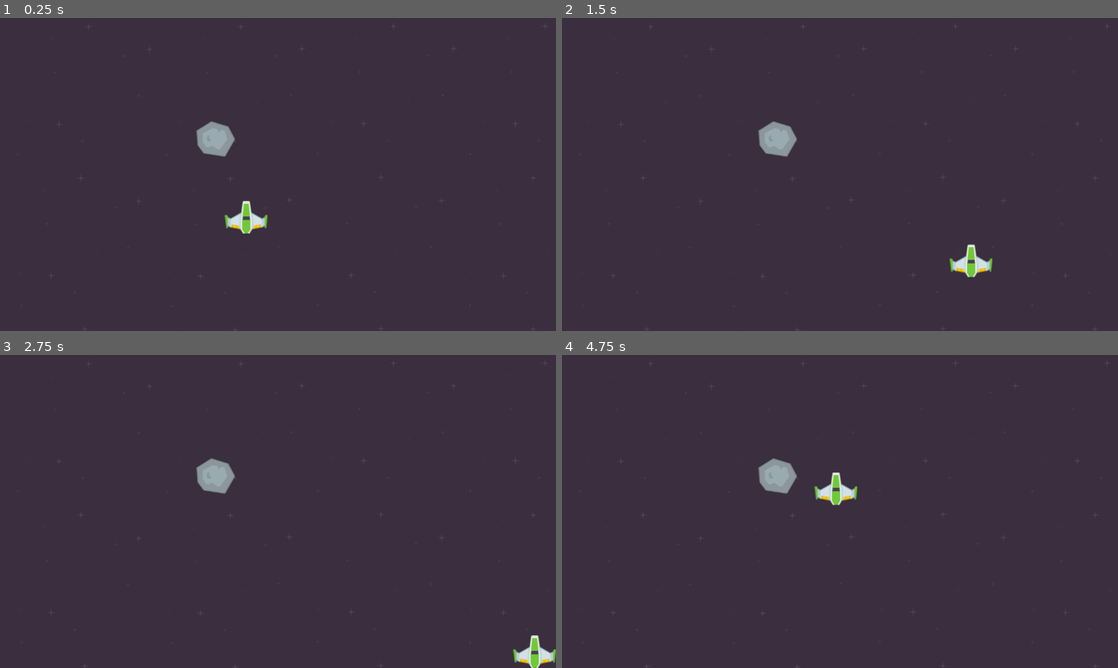
Above: before the commit, frames 1-4 (two rows, left to right).
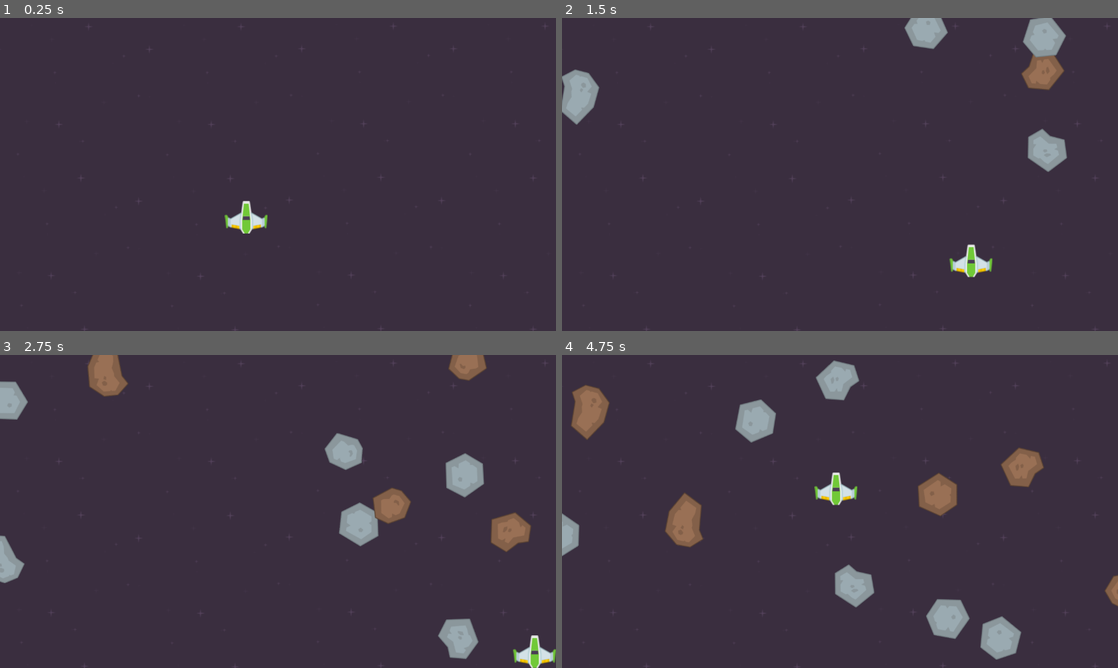
Above: after the commit, the same moments.

Repository: DemianFlury/SpaceShooter
Game: Godot game, scene res://Scenes/level.tscn
The game is run twice, just before and just after one commit, with the same random seed, the same clock (stepped at 60 frames per second) and the same inputs.
Inputs:
- Up to frame 1 (0.25 s): no input
- Up to frame 2 (1.5 s): hold Right (right) 0.53-1.28 s; hold Down (back) from 1.28 s (still down)
- Up to frame 3 (2.75 s): release Down (back) at 2.03 s; hold Right (right) from 2.03 s (still down)
- Up to frame 4 (4.75 s): release Right (right) at 2.78 s; hold Up (forward) 2.78-3.53 s; hold Left (left) from 3.53 s (still down)

The runs differ from the first frame. In frame 1, 0.6% of the frame differs, in the area x 35-43%, y 32-45%; in frame 2, 4.0%; in frame 3, 6.6%; in frame 4, 7.6%, in the area x 0-100%, y 1-98%.

Commit message:
randomize meteor spawns

Diff:
--- /dev/null
+++ b/Scenes/laser.tscn
@@ -0,0 +1,16 @@
+[gd_scene load_steps=3 format=3 uid="uid://bdy3sh0b3x4c2"]
+
+[ext_resource type="Texture2D" uid="uid://bixmbbimot5oa" path="res://Sprites/Lasers/laserGreen11.png" id="1_vk010"]
+
+[sub_resource type="RectangleShape2D" id="RectangleShape2D_fiyam"]
+size = Vector2(8, 54)
+
+[node name="Laser" type="Area2D"]
+collision_layer = 8
+collision_mask = 2
+
+[node name="LaserSprite" type="Sprite2D" parent="."]
+texture = ExtResource("1_vk010")
+
+[node name="CollisionShape2D" type="CollisionShape2D" parent="."]
+shape = SubResource("RectangleShape2D_fiyam")
--- /dev/null
+++ b/Scenes/level.gd
@@ -0,0 +1,7 @@
+extends Node2D
+
+var meteor_scene: PackedScene = load("res://Scenes/meteor.tscn")
+
+func _on_meteor_timer_timeout():
+	var meteor = meteor_scene.instantiate()
+	$Meteors.add_child(meteor)
--- a/Scenes/level.tscn
+++ b/Scenes/level.tscn
@@ -1,8 +1,8 @@
 [gd_scene load_steps=6 format=3 uid="uid://cus3mr4na6ypg"]
 
+[ext_resource type="Script" path="res://Scenes/level.gd" id="1_b8mv7"]
 [ext_resource type="PackedScene" uid="uid://crwtuiorbsreg" path="res://Scenes/player.tscn" id="1_wktvb"]
 [ext_resource type="Texture2D" uid="uid://b5mo75a08wvg6" path="res://Sprites/Backgrounds/bg_full.png" id="2_7lf3x"]
-[ext_resource type="PackedScene" uid="uid://b56mv04jwk1hy" path="res://Scenes/meteor.tscn" id="3_lyttj"]
 
 [sub_resource type="RectangleShape2D" id="RectangleShape2D_jbbxr"]
 size = Vector2(10, 720)
@@ -11,6 +11,7 @@
 size = Vector2(1300, 10)
 
 [node name="Level" type="Node2D"]
+script = ExtResource("1_b8mv7")
 
 [node name="Player" parent="." instance=ExtResource("1_wktvb")]
 z_index = 1
@@ -21,31 +22,41 @@
 scale = Vector2(1.37, 1.37)
 texture = ExtResource("2_7lf3x")
 
-[node name="Meteor" parent="." instance=ExtResource("3_lyttj")]
-position = Vector2(497, 278)
-
 [node name="Borders" type="Node2D" parent="."]
 
 [node name="BorderRight" type="StaticBody2D" parent="Borders"]
+collision_layer = 4
 
 [node name="CollisionShape2D" type="CollisionShape2D" parent="Borders/BorderRight"]
 position = Vector2(1285, 360)
 shape = SubResource("RectangleShape2D_jbbxr")
 
 [node name="BorderLeft" type="StaticBody2D" parent="Borders"]
+collision_layer = 4
 
 [node name="CollisionShape2D" type="CollisionShape2D" parent="Borders/BorderLeft"]
 position = Vector2(-5, 360)
 shape = SubResource("RectangleShape2D_jbbxr")
 
 [node name="BorderTop" type="StaticBody2D" parent="Borders"]
+collision_layer = 4
 
 [node name="CollisionShape2D" type="CollisionShape2D" parent="Borders/BorderTop"]
 position = Vector2(640, -5)
 shape = SubResource("RectangleShape2D_qwakr")
 
 [node name="BorderBot" type="StaticBody2D" parent="Borders"]
+collision_layer = 4
 
 [node name="CollisionShape2D" type="CollisionShape2D" parent="Borders/BorderBot"]
 position = Vector2(640, 725)
 shape = SubResource("RectangleShape2D_qwakr")
+
+[node name="MeteorTimer" type="Timer" parent="."]
+process_callback = 0
+wait_time = 0.25
+autostart = true
+
+[node name="Meteors" type="Node2D" parent="."]
+
+[connection signal="timeout" from="MeteorTimer" to="." method="_on_meteor_timer_timeout"]
--- a/Scenes/meteor.gd
+++ b/Scenes/meteor.gd
@@ -1,4 +1,30 @@
 extends Area2D
+
+var meteor_speed: int
+var meteor_rotation: int
+var meteor_direction: float
+
+func _ready():
+	var rng := RandomNumberGenerator.new()
+
+	# randomize spawn position
+	var width = get_viewport().get_visible_rect().size[0]
+	var random_x = rng.randi_range(0, width)
+	position = Vector2(random_x, -50)
+
+	# randomize speed
+	meteor_rotation = rng.randi_range(-5, 5)
+	# randomize rotation
+	meteor_speed = rng.randi_range(150, 450)
+	# randomize direction
+	meteor_direction = rng.randf_range(-0.5, 0.5)
+	# randomize texture
+	var path = "res://Sprites/Meteors/" + str(randi_range(1,8)) + ".png"
+	$MeteorSprite.texture = load(path)
+
+func _process(delta):
+	position += Vector2(meteor_direction, 1) * delta * meteor_speed
+	rotate(meteor_rotation * delta)
 
 func _on_body_entered(body):
 	print('u ded boi')
--- a/Scenes/meteor.tscn
+++ b/Scenes/meteor.tscn
@@ -1,16 +1,16 @@
-[gd_scene load_steps=4 format=3 uid="uid://b56mv04jwk1hy"]
+[gd_scene load_steps=3 format=3 uid="uid://b56mv04jwk1hy"]
 
 [ext_resource type="Script" path="res://Scenes/meteor.gd" id="1_3vjby"]
-[ext_resource type="Texture2D" uid="uid://drwysrwl2yyyt" path="res://Sprites/Meteors/meteorGrey_big3.png" id="1_6riph"]
 
 [sub_resource type="CircleShape2D" id="CircleShape2D_d88mf"]
 radius = 41.0122
 
 [node name="Meteor" type="Area2D"]
+collision_layer = 2
+collision_mask = 9
 script = ExtResource("1_3vjby")
 
 [node name="MeteorSprite" type="Sprite2D" parent="."]
-texture = ExtResource("1_6riph")
 
 [node name="CollisionShape2D" type="CollisionShape2D" parent="."]
 shape = SubResource("CircleShape2D_d88mf")
--- a/Scenes/player.tscn
+++ b/Scenes/player.tscn
@@ -4,6 +4,7 @@
 [ext_resource type="Script" path="res://Scenes/player.gd" id="1_l7w53"]
 
 [node name="Player" type="CharacterBody2D"]
+collision_mask = 6
 script = ExtResource("1_l7w53")
 
 [node name="PlayerSprite" type="Sprite2D" parent="."]
--- a/project.godot
+++ b/project.godot
@@ -42,3 +42,10 @@
 "events": [Object(InputEventKey,"resource_local_to_scene":false,"resource_name":"","device":-1,"window_id":0,"alt_press …(182 unchanged characters)…
 ]
 }
+
+[layer_names]
+
+2d_physics/layer_1="Player"
+2d_physics/layer_2="Meteor"
+2d_physics/layer_3="Walls"
+2d_physics/layer_4="Laser"
Renamed: Sprites/Meteors/meteorBrown_big1.png -> Sprites/Meteors/1.png
Not shown, changed: Sprites/Meteors/1.png.import
Renamed: Sprites/Meteors/meteorBrown_big2.png -> Sprites/Meteors/2.png
Not shown, changed: Sprites/Meteors/2.png.import
Renamed: Sprites/Meteors/meteorBrown_big3.png -> Sprites/Meteors/3.png
Not shown, changed: Sprites/Meteors/3.png.import
Renamed: Sprites/Meteors/meteorBrown_big4.png -> Sprites/Meteors/4.png
Not shown, changed: Sprites/Meteors/4.png.import
Renamed: Sprites/Meteors/meteorGrey_big1.png -> Sprites/Meteors/5.png
Not shown, changed: Sprites/Meteors/5.png.import
Renamed: Sprites/Meteors/meteorGrey_big2.png -> Sprites/Meteors/6.png
Not shown, changed: Sprites/Meteors/6.png.import
(and 4 more such lines)
